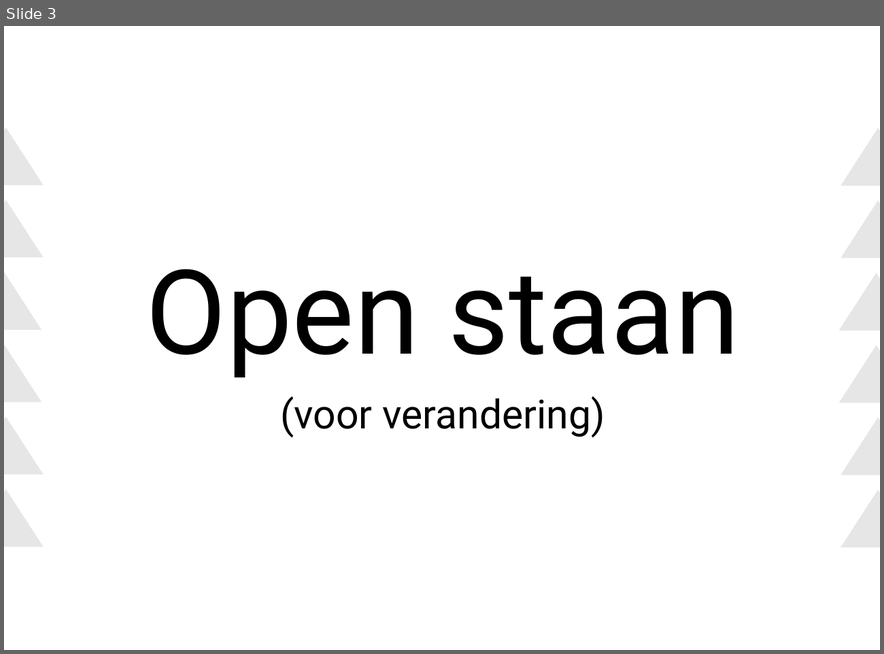
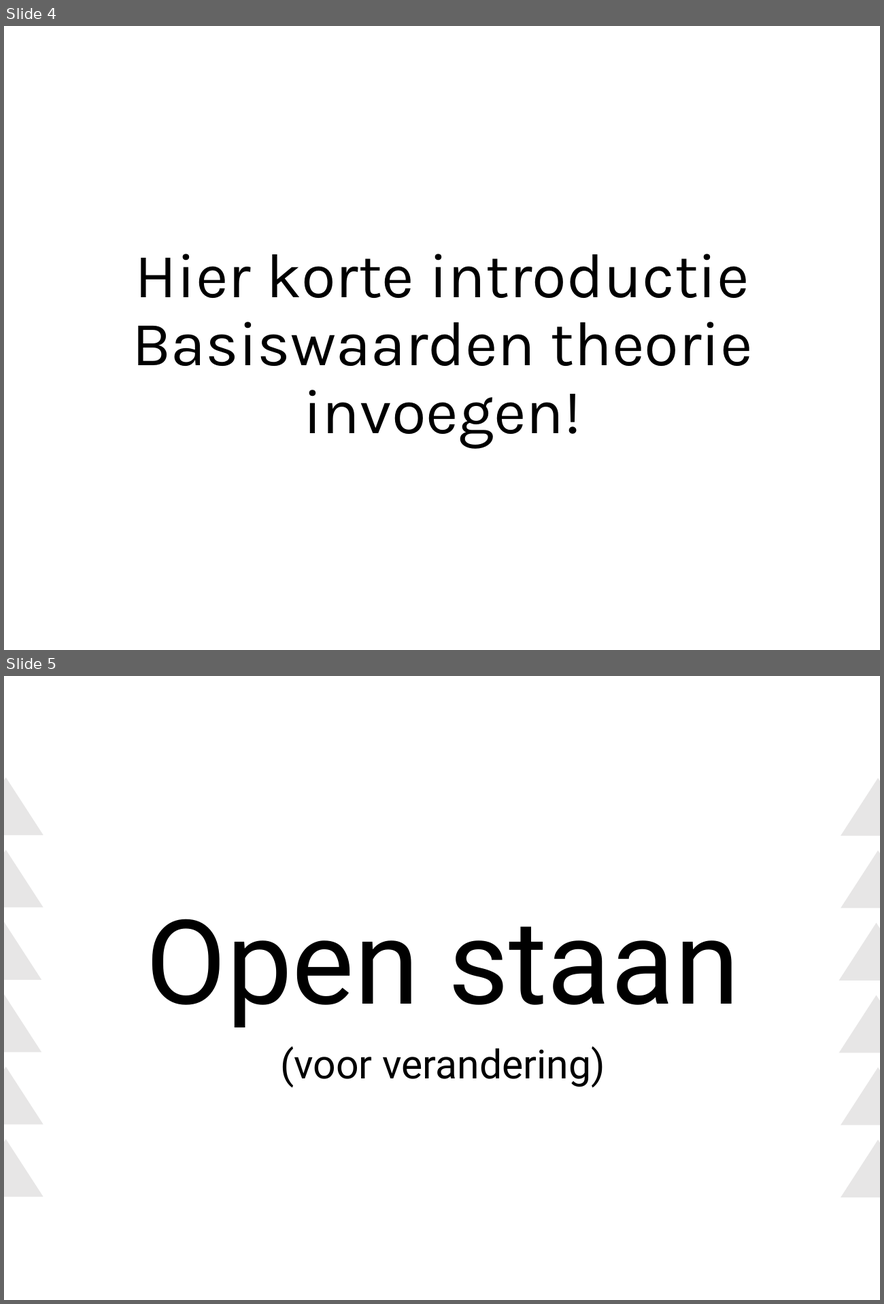
Before and after one commit to ScrumFacilitators/Schwartz-Universal-Values, a slide deck: Schwartz Basis Menselijke Waarden.pptx. Shown one above the other, each under a label of ours: slide 3 before the commit, slides 4 and 5 after it. The pictures are 884x654 and 884x1304 pixels, drawn with LibreOffice and Linux fonts; fonts in the diff are those of the drawing; background and template pictures are left out. Boxes give left, top, right and bottom in pixels: in the first picture for what was removed or moved away, otherwise in the second. Text is boxed around its words. In the diff, an @@ line names an element or a change of style, - is before the commit and + after.

```diff
--- a/Schwartz Basis Menselijke Waarden.pptx
+++ b/Schwartz Basis Menselijke Waarden.pptx
@@ slide 4 added at box(4, 26, 880, 650), background picture (left out) @@
@@ text added at box(132, 254, 752, 448), 44 pt, text #000000 @@
+Hier korte introductie Basiswaarden theorie invoegen!
@@ what was slide 3 is now slide 5 @@
```
Also in this commit, not shown: 49 other slides added.
